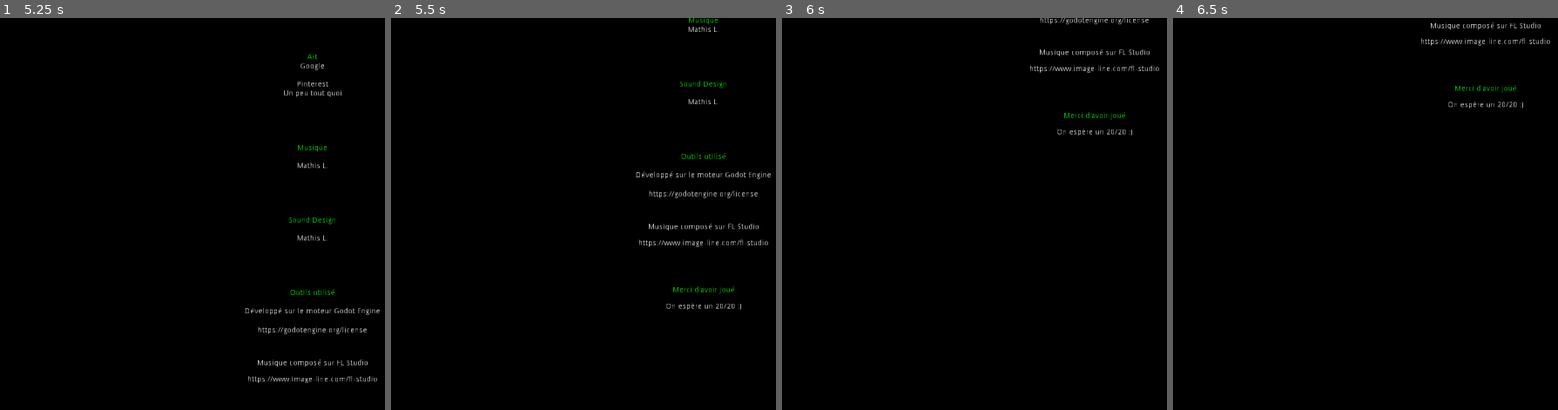
Above: before the commit, frames 1-4 (left to right).
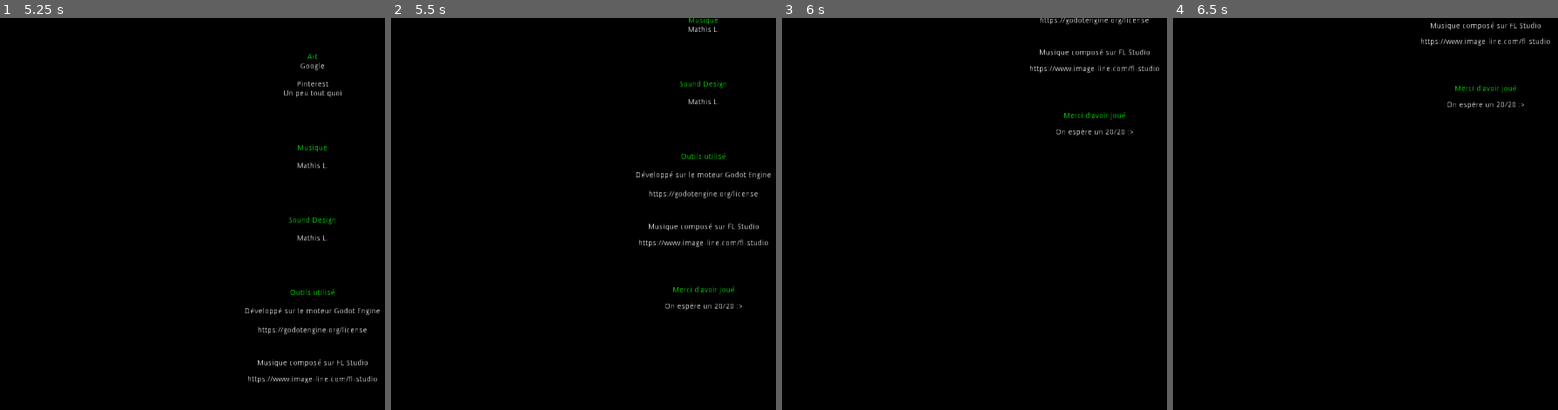
Above: after the commit, the same moments.

Repository: szerookii/hacker
Game: Godot game, scene res://scenes/Credits.tscn
The game is run twice, just before and just after one commit, with the same random seed, the same clock (stepped at 60 frames per second) and the same inputs. This scene is started directly instead of the project's main scene.
Inputs (mouse positions are in pixels of both pictures, inside the frame that each line leads up to):
- Up to frame 1 (5.25 s): tap Enter at 0.5 s; move the mouse to (292, 194) at 0.52 s; hold D 0.53-1.28 s; hold Z 0.53-1.28 s; tap Space at 0.77, 1.25, 1.52, 3.02, 3.77, 4.52 s; move the mouse to (outside the picture) at 1.27 s; hold Down (ui_down) 1.28-2.03 s; tap Q at 1.35 s; move the mouse to (207, 127) at 2.02 s; hold D 2.03-2.78 s; tap 0 at 2.1 s; move the mouse to (103, 292) at 2.77 s; hold W 2.78-3.53 s; tap 1 at 2.85 s; move the mouse to (346, 272) at 3.52 s; hold A 3.53-5.03 s; tap 2 at 3.6 s; move the mouse to (outside the picture) at 4.27 s; tap 3 at 4.35 s; move the mouse to (173, 214) at 5.02 s; hold Down (ui_down) from 5.03 s (still down); tap 4 at 5.1 s
- Up to frame 2 (5.5 s): keep holding Down (ui_down)
- Up to frame 3 (6 s): move the mouse to (816, 116) at 5.77 s; release Down (ui_down) at 5.78 s; hold D from 5.78 s (still down); tap 5 at 5.85 s
- Up to frame 4 (6.5 s): keep holding D; tap Space at 6.02 s

Frame 1 is identical in both runs. In frame 2, 0.2% of the frame differs, in the area x 71-92%, y 72-75%; in frame 3, 0.2%; in frame 4, 0.2%.

Commit message:
some fixes

Diff:
--- a/project.godot
+++ b/project.godot
@@ -26,12 +26,12 @@
 
 [application]
 
-config/name="EMC"
+config/name="Hacker"
 run/main_scene="res://scenes/WelcomeScreen.tscn"
 run/low_processor_mode=true
 boot_splash/image="res://images/gigachad.png"
 boot_splash/bg_color=Color( 0, 0, 0, 1 )
-config/icon="res://icon.png"
+config/icon="res://images/icon.png"
 config/windows_native_icon="res://images/icon.ico"
 
 [display]
--- a/scenes/Credits.tscn
+++ b/scenes/Credits.tscn
@@ -3,7 +3,7 @@
 [ext_resource path="res://scripts/Credits.gd" type="Script" id=1]
 [ext_resource path="res://music/Ambiant2.mp3" type="AudioStream" id=2]
 
-[node name="GodotCredits" type="Node2D"]
+[node name="Credits" type="Node2D"]
 script = ExtResource( 1 )
 
 [node name="AudioStreamPlayer" type="AudioStreamPlayer" parent="."]
--- a/scenes/Terminal.tscn
+++ b/scenes/Terminal.tscn
@@ -1,7 +1,7 @@
 [gd_scene load_steps=5 format=2]
 
 [ext_resource path="res://scripts/TerminalText.gd" type="Script" id=1]
-[ext_resource path="res://music/Jersey.mp3" type="AudioStream" id=2]
+[ext_resource path="res://music/Trap.mp3" type="AudioStream" id=2]
 [ext_resource path="res://fonts/VT323-Regular.ttf" type="DynamicFontData" id=3]
 
 [sub_resource type="DynamicFont" id=1]
--- a/scenes/WelcomeScreen.tscn
+++ b/scenes/WelcomeScreen.tscn
@@ -1,11 +1,9 @@
-[gd_scene load_steps=8 format=2]
+[gd_scene load_steps=7 format=2]
 
 [ext_resource path="res://music/Ambient.mp3" type="AudioStream" id=1]
 [ext_resource path="res://scripts/Button.gd" type="Script" id=2]
 [ext_resource path="res://scenes/DialogueIntro.tscn" type="PackedScene" id=3]
 [ext_resource path="res://images/icon.png" type="Texture" id=4]
-
-[sub_resource type="Theme" id=3]
 
 [sub_resource type="AnimatedTexture" id=1]
 
@@ -24,7 +22,6 @@
 margin_top = 480.0
 margin_right = 808.0
 margin_bottom = 568.0
-theme = SubResource( 3 )
 text = "Lancer le jeu"
 icon = SubResource( 2 )
 script = ExtResource( 2 )
--- a/scripts/Credits.gd
+++ b/scripts/Credits.gd
@@ -47,10 +47,12 @@
 		"https://www.image-line.com/fl-studio"
 	],[
 		"Merci d'avoir joué",
-		"On espère un 20/20 :)"
+		"On espère un 20/20 :>"
 	]
 ]
 
+func _ready():
+	Input.mouse_mode = Input.MOUSE_MODE_VISIBLE
 
 func _process(delta):
 	var scroll_speed = base_speed * delta
--- a/scripts/Maze.gd
+++ b/scripts/Maze.gd
@@ -6,4 +6,4 @@
 
 func _on_Level1_level_completed():
 	player.queue_free()
-	get_tree().change_scene("res://scenes/DialogueBankRob.tscn")
+	get_tree().change_scene("res://scenes/Credits.tscn")
--- a/scripts/TerminalText.gd
+++ b/scripts/TerminalText.gd
@@ -6,6 +6,7 @@
 const QUIT_COMMAND = "exit"		# Quit application
 const CLEAR_COMMAND = "clear"		# Clear terminal windows
 
+var MACHINE_IP = IP.get_local_addresses()[1]
 var current_context : Context
 var past_commands = []
 
@@ -52,6 +53,9 @@
 func _ready():
 	# Initalise context, folders & files
 	current_context = Context.new()
+
+	if !MACHINE_IP:
+		MACHINE_IP = "127.0.0.1"
 
 	# Root folders
 	current_context.root_directory = Folder.new("", null)
@@ -72,7 +76,7 @@
 
 	# Bureau/
 	current_context.root_directory.child_directories[0].child_directories = [
-		Folder.new("Porn", current_context.root_directory.child_directories[0]),
+		Folder.new("NSFW", current_context.root_directory.child_directories[0]),
 		Folder.new("IDA_Pro_7.6", current_context.root_directory.child_directories[0])
 	]
 	current_context.root_directory.child_directories[0].child_files = [
@@ -81,7 +85,7 @@
 	]
 	current_context.root_directory.child_directories[0].child_files[0].set_content("Pour lancer un DDoS utilisez cette commande : 'ddos <ip>'\nIP serveurs estoniens : %s" % IP.get_local_addresses()[1])
 
-	# Bureau/Porn
+	# Bureau/NSFW
 	current_context.root_directory.child_directories[0].child_directories[0].child_files = [
 		Document.new("Sextape Jean Dujardin.mp4", current_context.root_directory.child_directories[0].child_directories[0])
 	]
@@ -115,9 +119,9 @@
 
 	clear()
 
-	# Draw technobbabble
+	# Draw header
 	draw_new_line("EIC Server v1.0.3-ALPHA3", false, false, false)
-	draw_new_line("Copyright (C) 2022 szeroki", false, true, false)
+	draw_new_line("Copyright (C) szeroki", false, true, false)
 	draw_new_line("Date %s" % current_context.date, false, true, false)
 
 	newline()
Not shown, changed: export_presets.cfg
Not shown, added: music/Trap.mp3.import
Not shown, added: hacker.apk
Not shown, added: hacker.apk.idsig
Not shown, added: hacker.exe
Not shown, added: music/Trap.mp3
